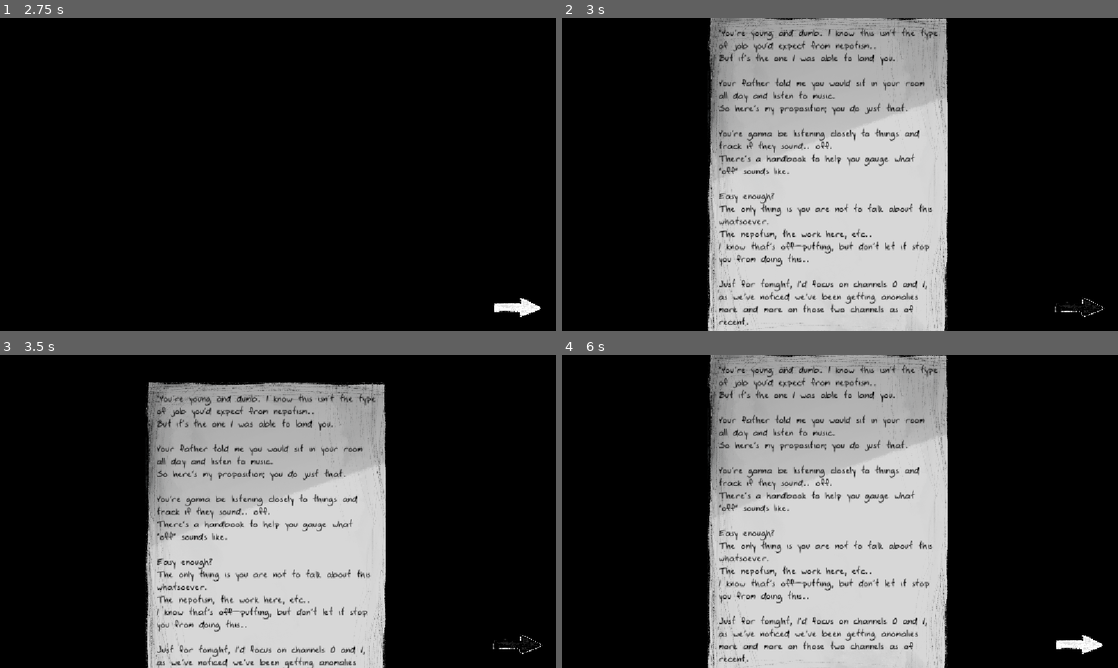
Above: before the commit, frames 1-4 (two rows, left to right).
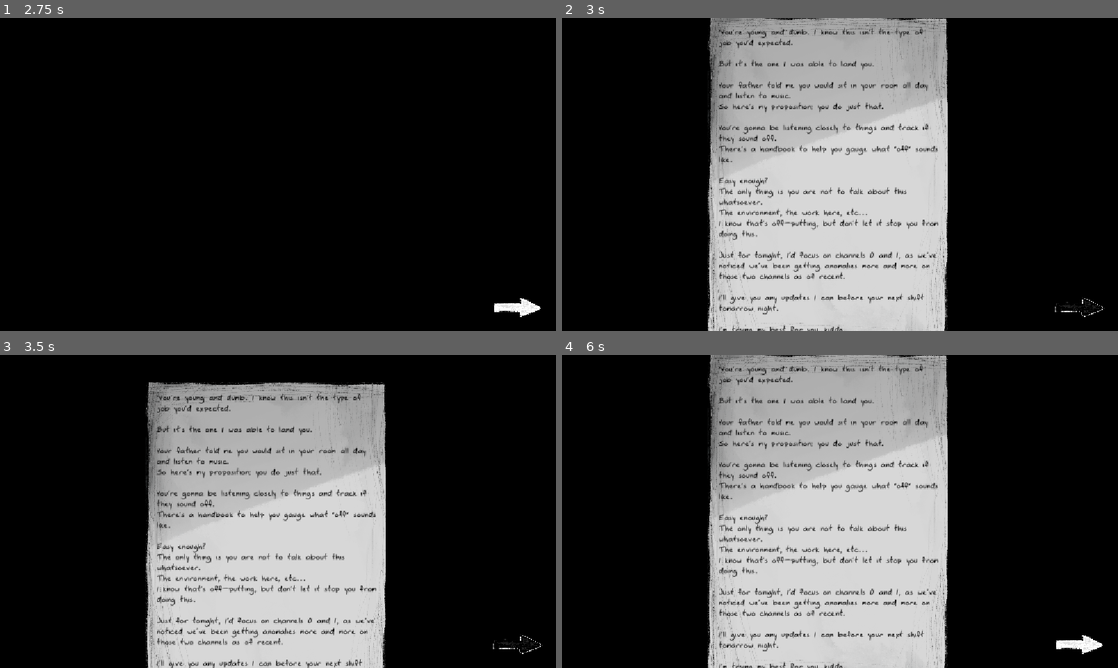
Above: after the commit, the same moments.

Repository: FormerlyWD/serious-game-jam
Game: Godot game, scene res://Scenes/MainMenuScene/main_menu_scene.tscn
Same seed, same stepped clock (60 frames per second), same inputs: the game is played once before the commit and once after it. The engine's default icon, where the game draws it, is replaced by a stand-in: a white triangle on a blue panel in a dark square.
Inputs (mouse positions are in pixels of both pictures, inside the frame that each line leads up to):
- Up to frame 1 (2.75 s): click "go to game ->" at 0.5 s; move the mouse to (400, 158) at 1.27 s; click (400, 158) at 1.35 s; tap Enter at 2 s; drag from (166, 190) to (250, 237) at 2.02 s
- Up to frame 2 (3 s): click (1079, 309) at 2.75 s
- Up to frame 3 (3.5 s): no input
- Up to frame 4 (6 s): click (1079, 646) at 3.5 s; click (1079, 646) at 4.25 s; move the mouse to (895, 442) at 5.02 s; click (895, 442) at 5.1 s; tap Space at 5.75 s; drag from (812, 574) to (673, 464) at 5.77 s

Frame 1 is identical in both runs. In frame 2, 8.2% of the frame differs, in the area x 28-68%, y 3-100%; in frame 3, 7.6%; in frame 4, 8.2%.

Commit message:
revised text

Diff:
--- a/Handbook/Pages/PagePreviewerScene/PagePreviewerScene.tscn
+++ b/Handbook/Pages/PagePreviewerScene/PagePreviewerScene.tscn
@@ -33,7 +33,7 @@
 text = "Turn the left dial to change the channel.
 Turn the right dial to fine tune the frequency.
 
-If you hear an anomaly (see other pages), then press the red button on the right of the radio to record it."
+If you hear an anomaly (see other pages), then press the red button on the right of the radio to report it."
 
 [node name="BasePage2" parent="." unique_id=1893597452 instance=ExtResource("2_rqkq4")]
 offset_left = 310.0
@@ -57,7 +57,7 @@
 offset_right = 258.0
 offset_bottom = 414.0
 theme_override_font_sizes/normal_font_size = 15
-text = "Your shift will go until 3:00 AM.
+text = "Your shift will go until 6:00 AM.
 
 At the end of your shift, you will be rewarded for the anomalies you find, while the opposite will happen for any regular signals marked as anomalies."
 
@@ -78,14 +78,19 @@
 
 [node name="RichTextLabel" parent="BasePage3" index="1" unique_id=1951358133]
 offset_left = 23.0
-offset_top = 43.0
+offset_top = 41.0
 offset_right = 257.0
-offset_bottom = 374.0
-text = "Channel 1:
-- Music should have interference.
+offset_bottom = 382.0
+theme_override_font_sizes/normal_font_size = 12
+text = "If you hear a sound on a channel that is not listed under the channel name on this page, then it is an anomaly.
+
+
+
+Channel 1:
+- This channel has music. You should also hear some level of interference with the music.
 
 Channel 2:
-- Human radio communication,should have  a beep before and after.
+- This channel is for radio communication. Human radio communication should have a beep before and after.
 
 "
 
@@ -114,10 +119,10 @@
 text = "Channel 3:
 - The sound of wind, only in the upper frequencies of this channel.
 - Chaotic beeping noises can be heard on this channel.
-- Human radio communication,should have  a beep before but not after.
+- Human radio communication should have a beep before but not after.
 
 Channel 4:
-- High pitched repetitive whirring sounds can be heard at the middle frequencies of this channel (sound: whirr)
+- High pitched repetitive whirring sounds can be heard at the middle frequencies of this channel
 - The sound of wind can be heard at the low frequencies of this channel"
 
 [editable path="BasePage"]
--- a/Scenes/IntroPageScene/IntroPageScene.tscn
+++ b/Scenes/IntroPageScene/IntroPageScene.tscn
@@ -72,20 +72,21 @@
 theme_override_colors/font_outline_color = Color(0, 0, 0, 0.41568628)
 theme_override_constants/outline_size = 2
 theme_override_fonts/normal_font = SubResource("FontVariation_20thw")
-theme_override_font_sizes/normal_font_size = 25
-text = "“You're young and dumb. I know this isn't the type of job you'd expect from nepotism..
+theme_override_font_sizes/normal_font_size = 21
+text = "“You're young and dumb. I know this isn't the type of job you'd expected.
+
 But it's the one I was able to land you.
 
 Your father told me you would sit in your room all day and listen to music.
 So here's my proposition; you do just that.
 
-You're gonna be listening closely to things and track if they sound.. off.
+You're gonna be listening closely to things and track if they sound off.
 There's a handbook to help you gauge what \"off\" sounds like.
 
 Easy enough?
 The only thing is you are not to talk about this whatsoever.
-The nepotism, the work here, etc..
-I know that's off-putting, but don't let it stop you from doing this..
+The environment, the work here, etc...
+I know that's off-putting, but don't let it stop you from doing this.
 
 Just for tonight, I’d focus on channels 0 and 1, as we’ve noticed we’ve been getting anomalies more and more on those two channels as of recent.
 
